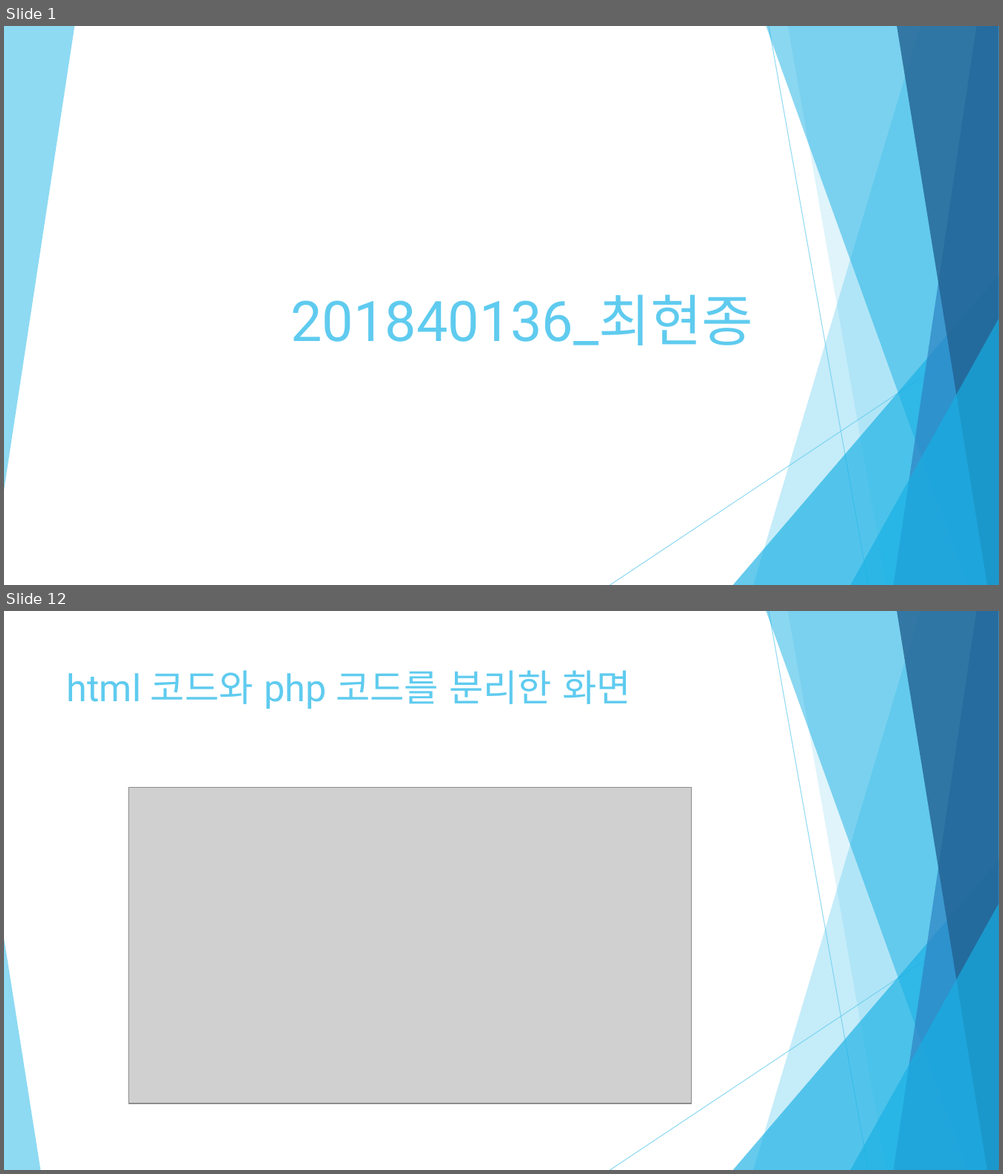
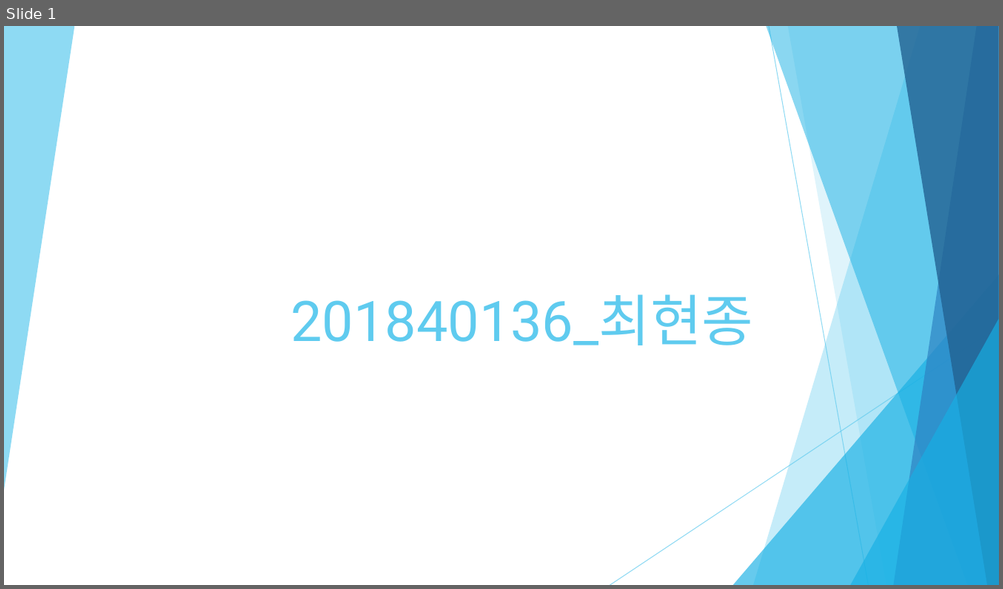
Before and after one commit to Meojong/php_201840136, a slide deck: 201840136_최현종_PHP_2주차.pptx. Shown one above the other, each under a label of ours: slides 1 and 12 before the commit, slide 1 after it; the slides between them are not shown. The pictures are 1003x1174 and 1003x589 pixels, drawn with LibreOffice and Linux fonts; fonts in the diff are those of the drawing; grey boxes stand for pictures. Boxes give left, top, right and bottom in pixels: in the first picture for what was removed or moved away, otherwise in the second. Text is boxed around its words. In the diff, an @@ line names an element or a change of style, - is before the commit and + after.

```diff
--- a/201840136_최현종_PHP_2주차.pptx
+++ b/201840136_최현종_PHP_2주차.pptx
@@ slide 12 removed at (x1=4, y1=611, x2=999, y2=1170), background #FFFFFF; not listed: 9 template elements that a slide beside it also shows @@
@@ title removed at (x1=67, y1=670, x2=631, y2=709) @@
-html 코드와 php 코드를 분리한 화면
@@ picture removed at (x1=128, y1=787, x2=692, y2=1103) @@
@@ triangle removed at (x1=4, y1=939, x2=40, y2=1170) @@
```
Also in this commit, not shown: 6 slides changed, 6 slides added, 8 other slides removed.
